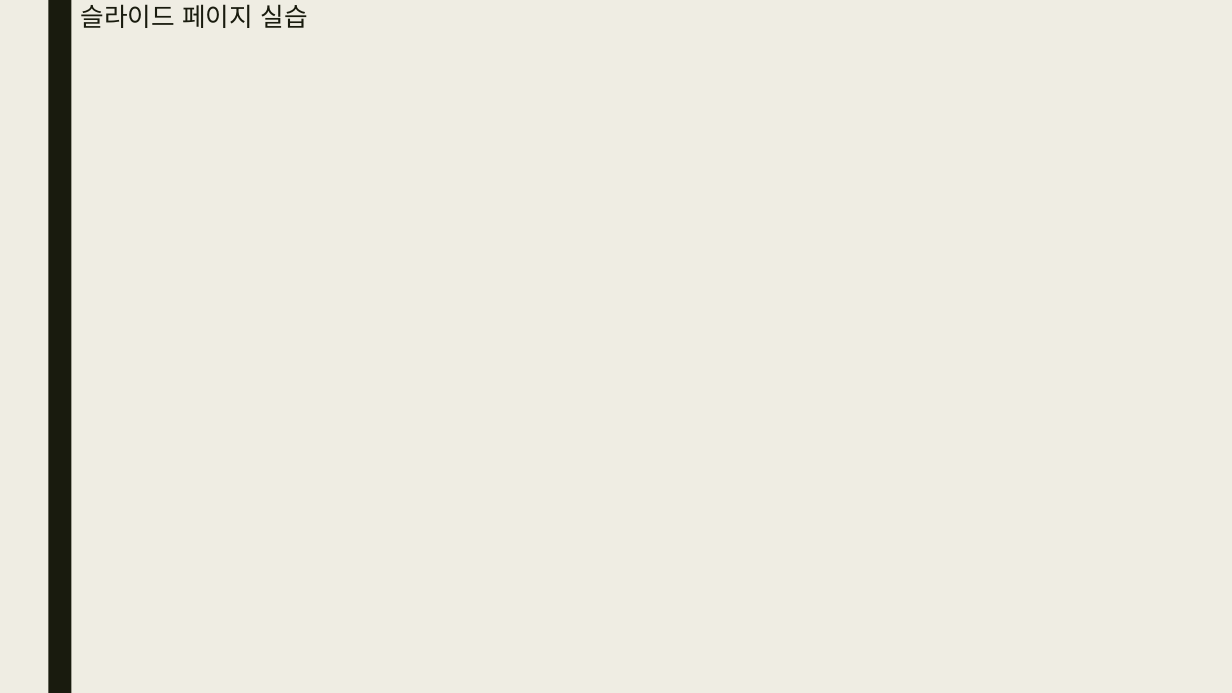
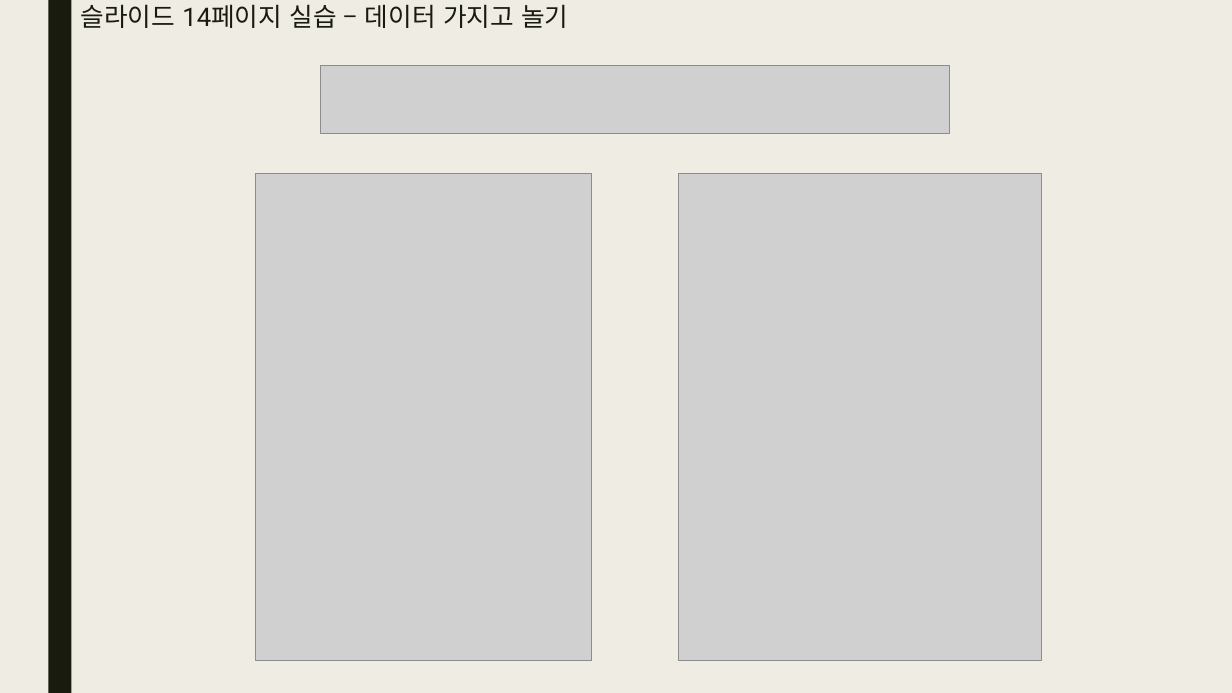
Before and after one commit to bino0130/politec-database, a slide deck: slide 35 of 데이터베이스프로그래밍 과제/20230518 데이터베이스 3강 과제 남정현.pptx (slide 29 before the commit). Drawn at 1232x693 pixels with LibreOffice and Linux fonts; fonts in the diff are those of the drawing; grey boxes stand for pictures. Boxes give left, top, right and bottom in pixels: in the first picture for what was removed or moved away, otherwise in the second. Text is boxed around its words. In the diff, an @@ line names an element or a change of style, - is before the commit and + after.

Commit message:
Update 20230518 데이터베이스 3강 과제 남정현.pptx
DB 3강 ppt 과제 업데이트

```diff
--- a/데이터베이스프로그래밍 과제/20230518 데이터베이스 3강 과제 남정현.pptx
+++ b/데이터베이스프로그래밍 과제/20230518 데이터베이스 3강 과제 남정현.pptx
@@ title at [81,4,568,28]: text changed @@
-슬라이드 페이지 실습
+슬라이드 14페이지 실습 – 데이터 가지고 놀기
@@ picture added at [321,66,949,133] @@
@@ picture added at [255,174,592,661] @@
@@ picture added at [679,174,1042,661] @@
```
Also in this commit, not shown: 12 other slides changed, 35 slides added.
